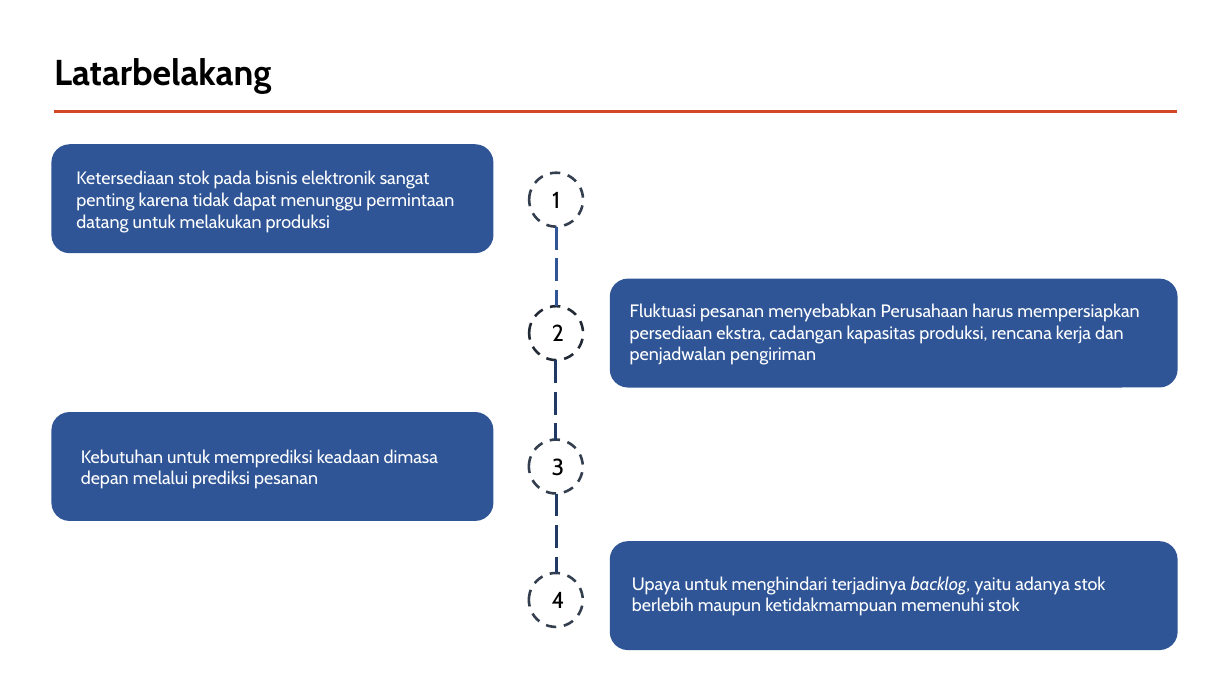
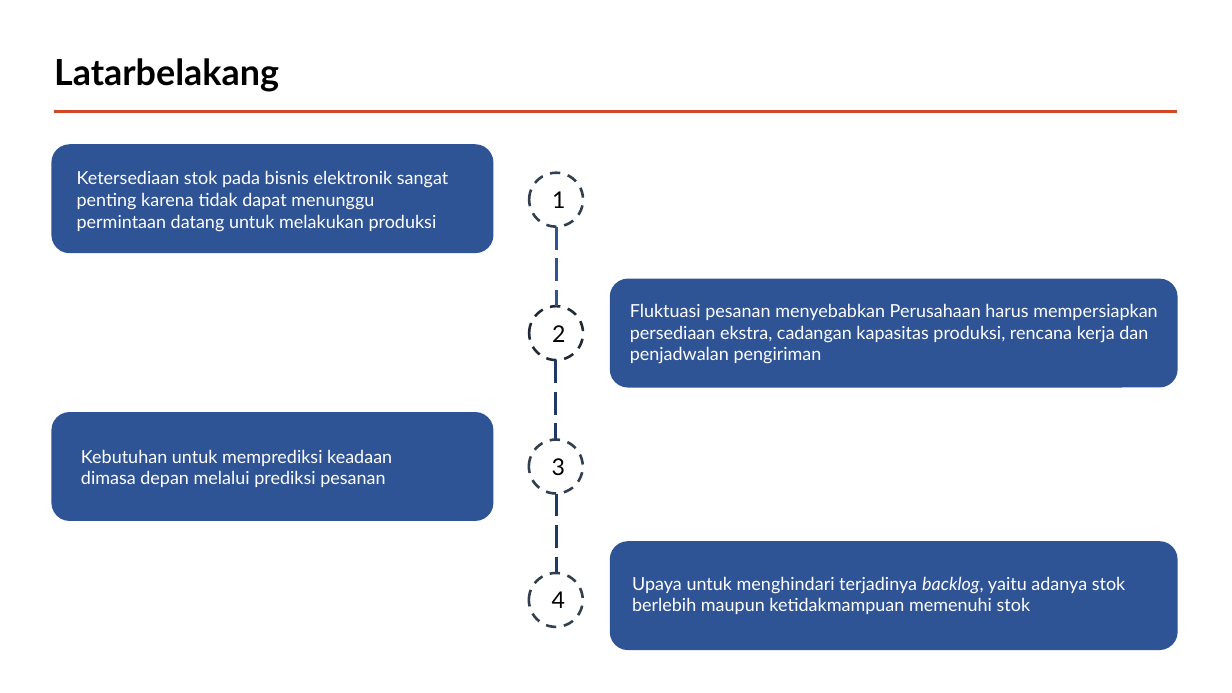
Before and after one commit to andrewmanuelt/arima, a slide deck: slide 3 of Presentasi.pptx. Drawn at 1232x693 pixels with LibreOffice and Linux fonts; fonts in the diff are those of the drawing. Boxes give left, top, right and bottom in pixels: in the first picture for what was removed or moved away, otherwise in the second. Text is boxed around its words. In the diff, an @@ line names an element or a change of style, - is before the commit and + after.

```diff
--- a/Presentasi.pptx
+++ b/Presentasi.pptx
@@ fill #2F5597 to #2F5496; proportions changed in 4 elements at (610,542,1178,651), (610,278,1178,387), (52,412,494,521), (52,144,494,253) @@
@@ font Cabin to Lato; less space between paragraphs in 4 elements at (77,170,448,232), (630,303,1157,364), (81,449,392,487), (632,576,1126,614) @@
@@ outline #333F50 2 pt dashed to #323F4F 2 pt dashed in 3 elements at (530,173,583,226), (529,440,582,494), (529,573,582,627) @@
@@ font Cabin to Lato in 5 elements at (54,58,279,92), (552,191,565,208), (552,325,565,342), (552,458,565,475), (552,591,565,608) @@
```
Also in this commit, not shown: 12 other slides changed, 5 slides added, 2 slides removed.
